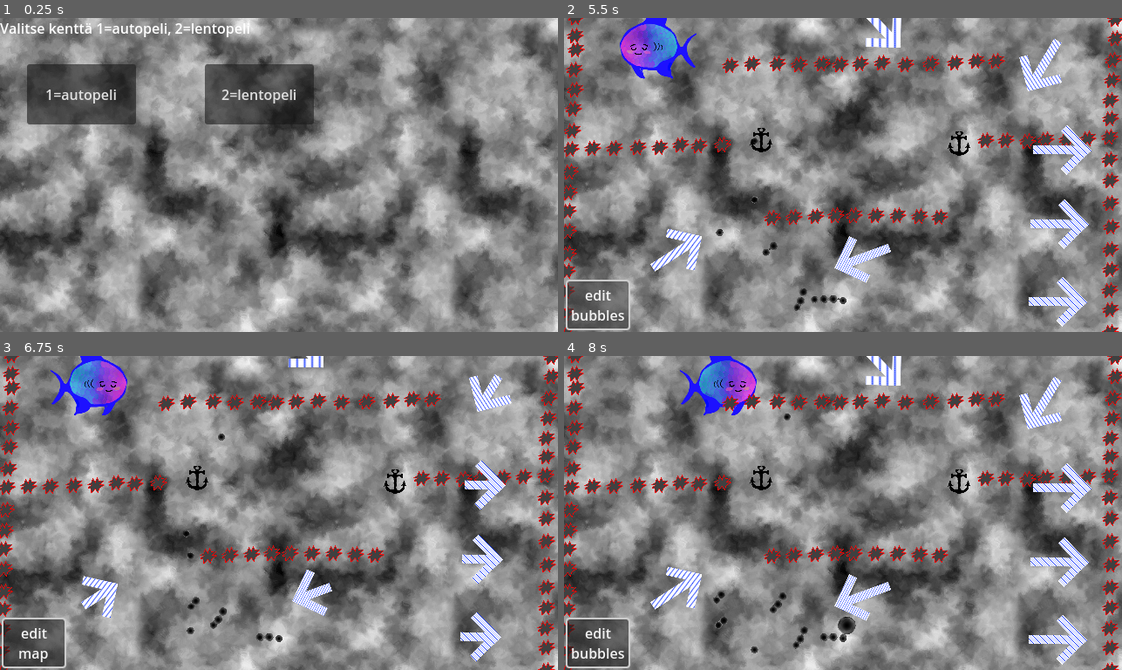
Above: before the commit, frames 1-4 (two rows, left to right).
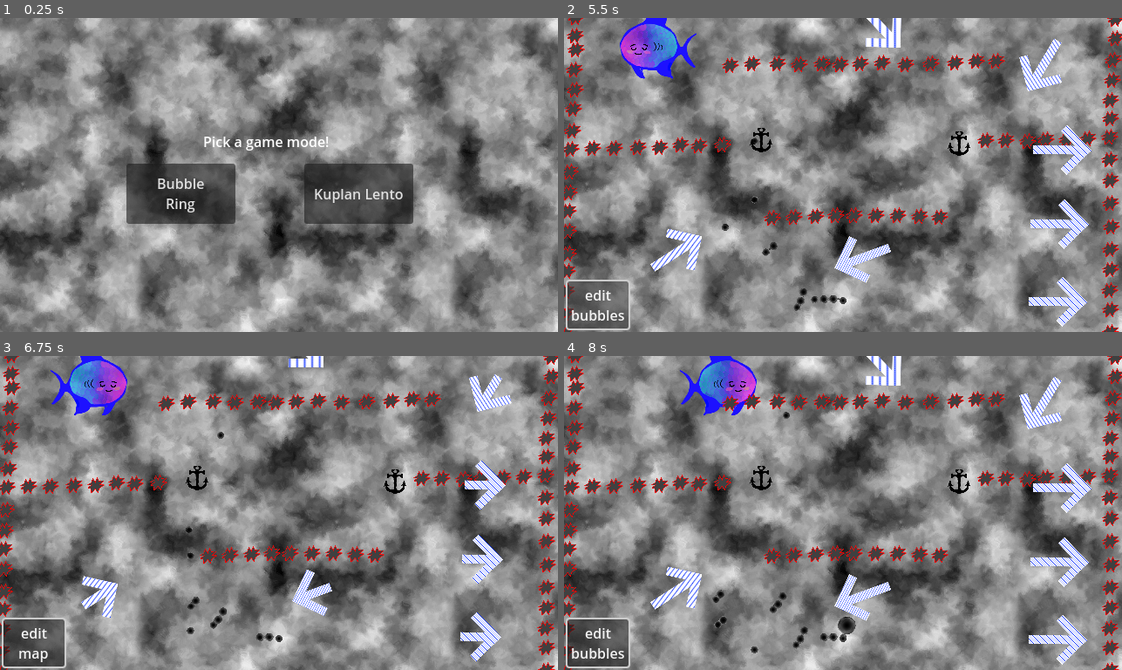
Above: after the commit, the same moments.

Repository: Raattis/ggj25
Game: Godot game, scene res://paavalikko.tscn
Two runs of this game, one before a commit and one after it. Both use one fixed random seed, a clock stepped at 60 frames per second and the inputs below. The engine's default icon, where the game draws it, is replaced by a stand-in: a white triangle on a blue panel in a dark square.
Inputs (mouse positions are in pixels of both pictures, inside the frame that each line leads up to):
- Up to frame 1 (0.25 s): no input
- Up to frame 2 (5.5 s): click "1=autopeli" (after the commit: "Bubble Ring") at 0.5 s; click "edit bubbles" at 1.25 s; click "edit map" at 2 s; click "edit bubbles" at 2.75 s; click "edit map" at 3.5 s; click "edit bubbles" at 4.25 s; click "edit map" at 5 s
- Up to frame 3 (6.75 s): move the mouse to (401, 497) at 5.77 s; hold Right mouse button (remove) 5.78-6.5 s; tap Space (laukaise) at 5.85 s; click (401, 497) at 5.92 s; drag from (167, 528) to (89, 384) at 6.52 s
- Up to frame 4 (8 s): move the mouse to (898, 443) at 7.27 s; press the mouse at (898, 443) at 7.28 s; tap Space (laukaise) at 7.55 s

The runs differ from the first frame. In frame 1, 14% of the frame differs, in the area x 0-75%, y 1-66%; in frame 2, less than 0.1%; in frame 3, less than 0.1%; in frame 4, less than 0.1%.

Commit message:
game manager

Diff:
--- a/godot-project/paavalikko.tscn
+++ b/godot-project/paavalikko.tscn
@@ -15,26 +15,30 @@
 
 [node name="Label" type="Label" parent="Control"]
 layout_mode = 0
-offset_right = 40.0
-offset_bottom = 23.0
-text = "Valitse kenttä 1=autopeli, 2=lentopeli"
+offset_left = 162.0
+offset_top = 130.0
+offset_right = 449.0
+offset_bottom = 153.0
+text = "Pick a game mode!"
+horizontal_alignment = 1
 
 [node name="ykköspeli" type="Button" parent="Control"]
 layout_mode = 0
-offset_left = 31.0
-offset_top = 53.0
-offset_right = 156.0
-offset_bottom = 122.0
-text = "1=autopeli"
+offset_left = 145.0
+offset_top = 167.0
+offset_right = 270.0
+offset_bottom = 236.0
+text = "Bubble
+Ring"
 script = ExtResource("1_l1235")
 
 [node name="kakkospeli" type="Button" parent="Control"]
 layout_mode = 0
-offset_left = 235.0
-offset_top = 53.0
-offset_right = 360.0
-offset_bottom = 122.0
-text = "2=lentopeli"
+offset_left = 349.0
+offset_top = 167.0
+offset_right = 474.0
+offset_bottom = 236.0
+text = "Kuplan Lento"
 script = ExtResource("2_3hxxp")
 
 [connection signal="button_down" from="Control/ykköspeli" to="Control/ykköspeli" method="_on_button_down"]
--- a/godot-project/project.godot
+++ b/godot-project/project.godot
@@ -18,6 +18,7 @@
 [autoload]
 
 scenevis="*res://janne/scenevis.tscn"
+GameManager="*res://riku/game_manager.gd"
 
 [display]
 
--- /dev/null
+++ b/godot-project/riku/game_manager.gd
@@ -0,0 +1,3 @@
+extends Node
+
+var bubbles_add_mode := true
--- /dev/null
+++ b/godot-project/riku/game_manager.tscn
@@ -0,0 +1,3 @@
+[gd_scene format=3 uid="uid://cy4pfyk5c4rvb"]
+
+[node name="game_manager" type="Node"]
--- a/godot-project/riku/kursori.gd
+++ b/godot-project/riku/kursori.gd
@@ -1,4 +1,3 @@
-class_name Kursori
 extends Node2D
 
 @onready var target :Cluster= $"../cluster"
@@ -23,8 +22,6 @@
 var spawn_radius := 0.1
 var spawn_radius_grow_sign := 1.0
 
-var bubbles_add_mode := true
-
 func _ready():
 	if get_tree().root.has_node("Pääkamera"):
 		kamera = get_tree().root.get_node("Pääkamera")
@@ -42,7 +39,7 @@
 		get_parent().move_child(cluster_parent, 0)
 
 	spawn_cooldown -= delta
-	if Input.is_action_pressed("spawn") and bubbles_add_mode:
+	if Input.is_action_pressed("spawn") and GameManager.bubbles_add_mode:
 		spawn_radius += delta * 20.0 * spawn_radius_grow_sign
 		if spawn_radius > 30.0:
 			spawn_radius_grow_sign = -1.0
@@ -53,8 +50,8 @@
 	var target_pos := target.find_closest_spot(position, spawn_radius)
 	var t :float= 1.0 - pow(0.00001, delta)
 	uusi_kupla.global_position = lerp(uusi_kupla.global_position, target_pos, t)
-	uusi_kupla.visible = bubbles_add_mode
-	if bubbles_add_mode:
+	uusi_kupla.visible = GameManager.bubbles_add_mode
+	if GameManager.bubbles_add_mode:
 		var view_size = get_viewport_rect().size
 		var renderer: SceneVis = scenevis.find_child("BubbleSceneRenderer")
 		renderer.push_bubble(
@@ -65,7 +62,7 @@
 	if launch_cooldown < 0 and tee_auto_laukaisuja:
 		launch()
 
-	if Input.is_action_just_pressed("laukaise") and launch_cooldown < 0 and bubbles_add_mode:
+	if Input.is_action_just_pressed("laukaise") and launch_cooldown < 0 and GameManager.bubbles_add_mode:
 		launch()
 
 func launch():
@@ -90,15 +87,15 @@
 
 const SIIRRELTAVA = preload("res://riku/siirreltava.tscn")
 func _input(event: InputEvent):
-	if event is InputEventMouseButton and event.double_click and event.button_index == MOUSE_BUTTON_LEFT and not bubbles_add_mode:
+	if event is InputEventMouseButton and event.double_click and event.button_index == MOUSE_BUTTON_LEFT and not GameManager.bubbles_add_mode:
 		var siirreltava := SIIRRELTAVA.instantiate()
 		$"..".find_child("siirreltavat", true).add_child(siirreltava)
 		siirreltava.global_position = get_global_mouse_position()
 	if event.is_action_pressed("launch"):
 		launch()
-	if event.is_action_pressed("remove") and target.get_child_count() > 1 and bubbles_add_mode:
+	if event.is_action_pressed("remove") and target.get_child_count() > 1 and GameManager.bubbles_add_mode:
 		target.remove_closest_child(position)
-	if event.is_action_released("spawn") and spawn_cooldown < 0.0 and bubbles_add_mode:
+	if event.is_action_released("spawn") and spawn_cooldown < 0.0 and GameManager.bubbles_add_mode:
 		if target.get_child_count() > 31:
 			target.remove_child(target.get_child(31))
 			spawn_cooldown = 0.5
--- a/godot-project/riku/maailma.tscn
+++ b/godot-project/riku/maailma.tscn
@@ -55,5 +55,7 @@
 [node name="ankkuri2" parent="." instance=ExtResource("10_msu6y")]
 position = Vector2(453, 146)
 
+[node name="level" type="Node" parent="."]
+
 [connection signal="body_entered" from="cluster" to="cluster" method="_on_body_entered"]
 [connection signal="pressed" from="mode_switch" to="mode_switch" method="_on_pressed"]
--- a/godot-project/riku/mode_switch.gd
+++ b/godot-project/riku/mode_switch.gd
@@ -1,9 +1,8 @@
 extends Button
 
 func _on_pressed():
-	var kursori :Kursori= get_tree().root.get_node("maailma/kursori")
-	kursori.bubbles_add_mode = not kursori.bubbles_add_mode
-	text = "edit\nbubbles" if kursori.bubbles_add_mode else "edit\nmap"
+	GameManager.bubbles_add_mode = not GameManager.bubbles_add_mode
+	text = "edit\nbubbles" if GameManager.bubbles_add_mode else "edit\nmap"
 
 func _input(event):
 	if event.is_action_pressed("mode_switch"):
--- a/godot-project/riku/siirreltava.gd
+++ b/godot-project/riku/siirreltava.gd
@@ -5,14 +5,11 @@
 var start := Vector2(0,0)
 var done_stuff := false
 
-var kursori :Node2D= null
-
 @export var TYYPIT :Array[PackedScene]
 var tyyppi :int= -1
 var obu :Node2D= null
 
 func _ready():
-	kursori = get_tree().root.get_node("maailma/kursori")
 	next()
 
 func next():
@@ -24,7 +21,7 @@
 	obu.position = Vector2(0,0)
 
 func _process(_delta):
-	if kursori.bubbles_add_mode:
+	if GameManager.bubbles_add_mode:
 		dragging = false
 		return
 
@@ -39,7 +36,7 @@
 	return ((get_global_mouse_position() - global_position) * scale).length() < ($CollisionShape2D.shape as CircleShape2D).radius
 
 func _input(event : InputEvent):
-	if kursori.bubbles_add_mode:
+	if GameManager.bubbles_add_mode:
 		return
 
 	if event is InputEventMouse and dragging:
Not shown, added: godot-project/riku/game_manager.gd.uid
